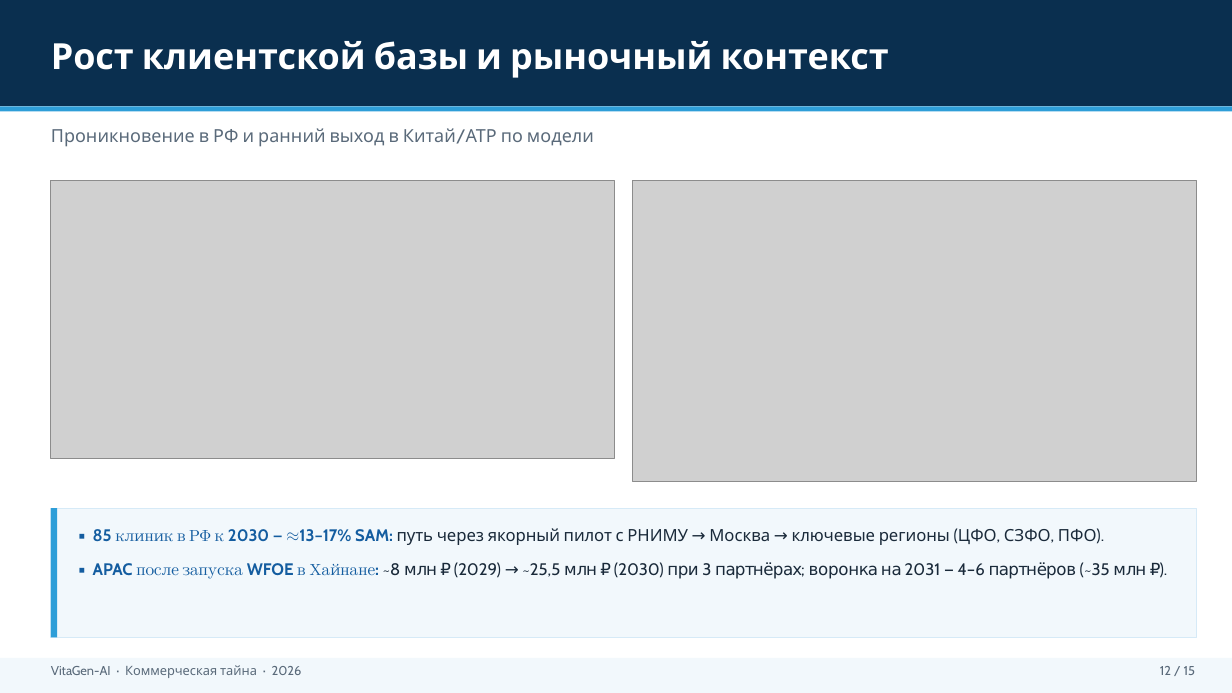
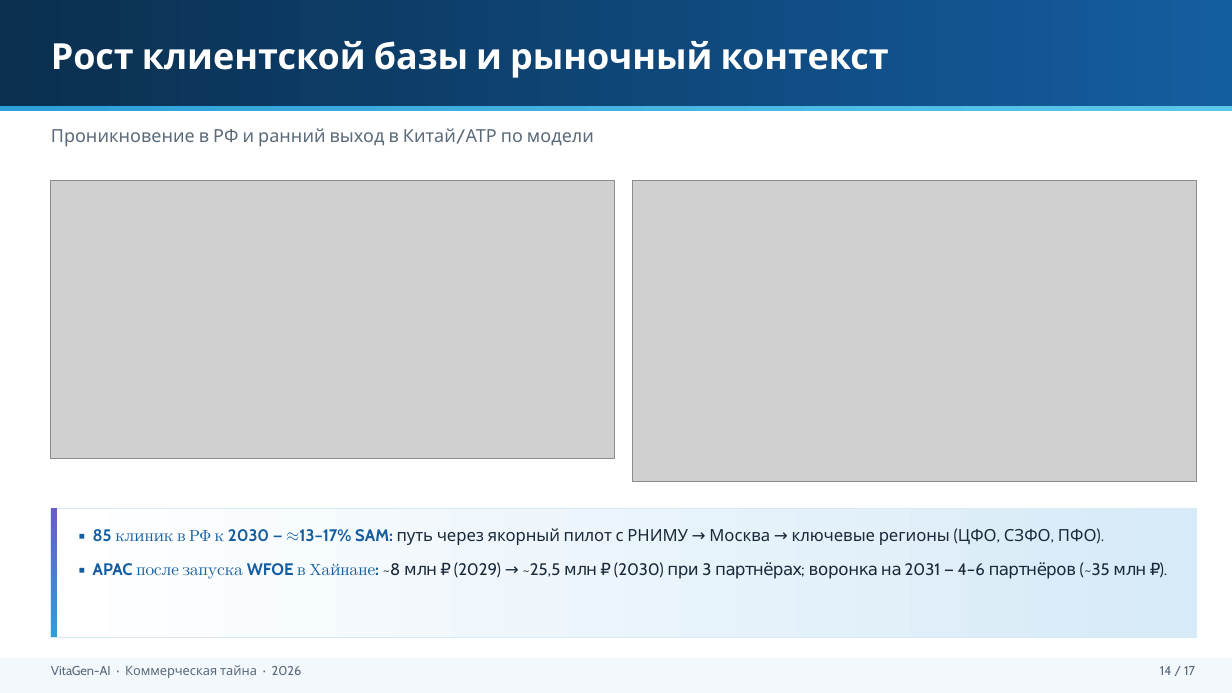
Before and after one commit to Mary-RND/vebinar-ii-analitik-landing, a slide deck: slide 14 of Business plan/Готовые документы/VitaGen_Инвестиционная_презентация.pptx (slide 12 before the commit). Drawn at 1232x693 pixels with LibreOffice and Linux fonts; fonts in the diff are those of the drawing; grey boxes stand for pictures. Boxes give left, top, right and bottom in pixels: in the first picture for what was removed or moved away, otherwise in the second. Text is boxed around its words. In the diff, an @@ line names an element or a change of style, - is before the commit and + after.

```diff
--- a/Business plan/Готовые документы/VitaGen_Инвестиционная_презентация.pptx
+++ b/Business plan/Готовые документы/VitaGen_Инвестиционная_презентация.pptx
@@ rectangle at [0, 0, 1232, 106]: fill #0A2F4F to gradient #0A2F4F to #145DA0 @@
@@ rectangle at [0, 106, 1232, 112]: fill #2E9ED8 to gradient #2E9ED8 to #5BC8EA @@
@@ rectangle at [51, 508, 1197, 638]: fill #F2F8FC to gradient #FFFFFF to #D6EAF7 @@
@@ rectangle at [51, 508, 57, 638]: fill #2E9ED8 to gradient #2E9ED8 to #6B5BC8 @@
@@ text at [1160, 666, 1195, 675]: text changed @@
-12 / 15
+14 / 17
```
Also in this commit, not shown: 14 other slides changed, 2 slides added, 11 other files.
